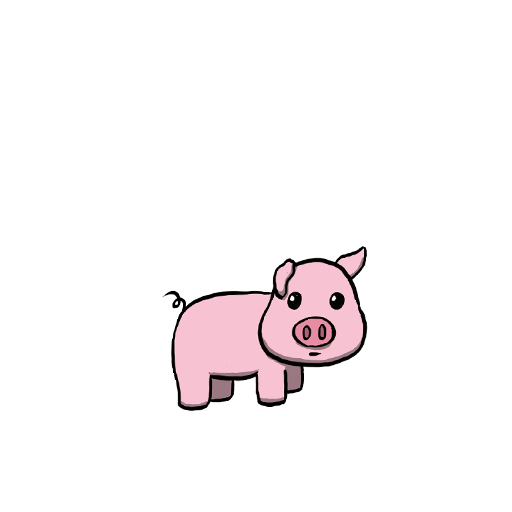
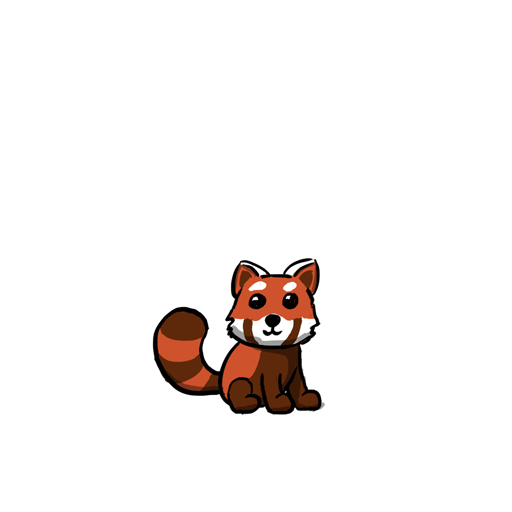
Comparing the layer stacks of the two 512×512 images. Changes:
added layer "red panda" above "fox" over [152, 258, 325, 415]
hid "pig" over [162, 246, 368, 411]
